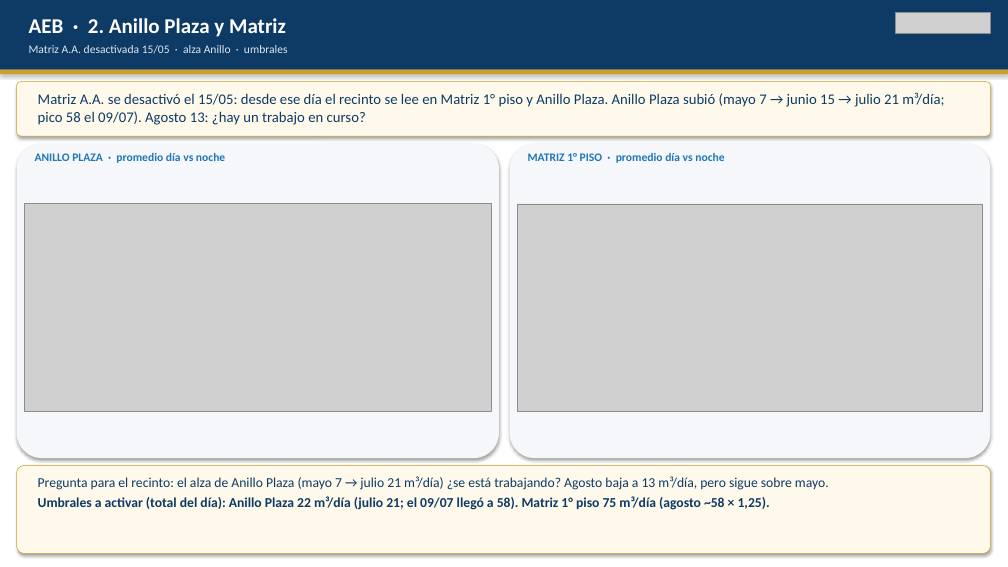
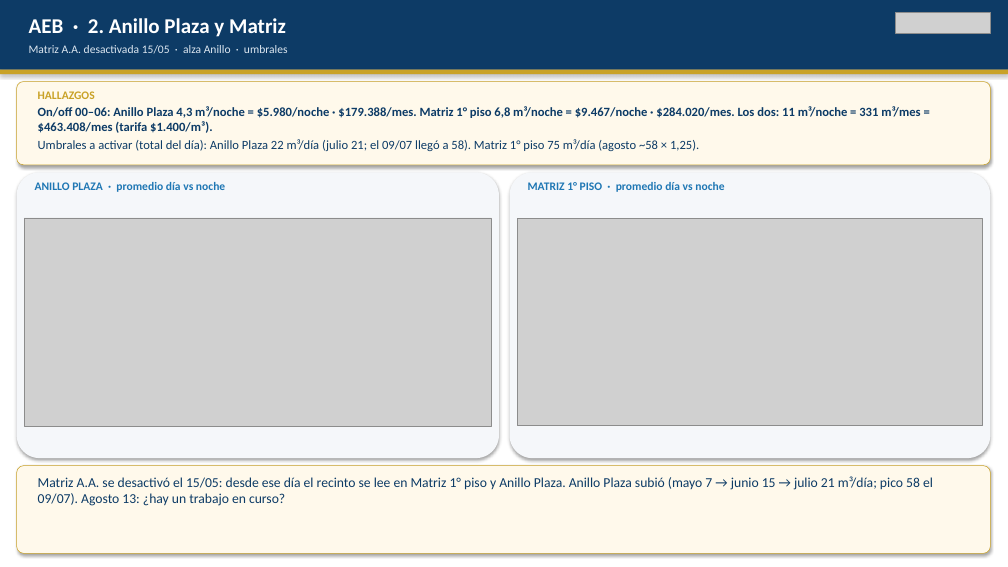
Before and after one commit to anibaloperacionesWes/wes-scripts, a slide deck: slide 11 of reports/Parque_Arauco/TMP_7MALLS/entrega_diego_anibal/Recorrido_ejecutivo_PA_MAE_20260817.pptx. Drawn at 1008x567 pixels with LibreOffice and Linux fonts; fonts in the diff are those of the drawing; grey boxes stand for pictures. Boxes give left, top, right and bottom in pixels: in the first picture for what was removed or moved away, otherwise in the second. Text is boxed around its words. In the diff, an @@ line names an element or a change of style, - is before the commit and + after.

```diff
--- a/reports/Parque_Arauco/TMP_7MALLS/entrega_diego_anibal/Recorrido_ejecutivo_PA_MAE_20260817.pptx
+++ b/reports/Parque_Arauco/TMP_7MALLS/entrega_diego_anibal/Recorrido_ejecutivo_PA_MAE_20260817.pptx
@@ rounded rectangle: place and size @@
-rounded rectangle at box(17, 82, 991, 136)
+rounded rectangle at box(17, 82, 991, 165)
@@ text added at box(38, 91, 95, 99), 11 pt, text #C9A227, bold @@
+HALLAZGOS
@@ text added at box(38, 106, 920, 151), 12 pt, text #0D3B66, bold @@
+On/off 00–06: Anillo Plaza 4,3 m³/noche = $5.980/noche · $179.388/mes. Matriz 1° piso 6,8 m³/noche = $9.467/noche · $284.020/mes. Los dos: 11 m³/noche = 331 m³/mes = $463.408/mes (tarifa $1.400/m³).
+Umbrales a activar (total del día): Anillo Plaza 22 m³/día (julio 21; el 09/07 llegó a 58). Matriz 1° piso 75 m³/día (agosto ~58 × 1,25).
@@ rounded rectangle: place and size @@
-rounded rectangle at box(17, 144, 499, 458)
+rounded rectangle at box(17, 172, 499, 458)
@@ text "ANILLO PLAZA · promedio día ...": place and size @@
-text "ANILLO PLAZA · promedio día ..." at box(35, 153, 225, 163)
+text "ANILLO PLAZA · promedio día ..." at box(35, 182, 225, 192)
@@ rounded rectangle: place and size @@
-rounded rectangle at box(510, 144, 991, 458)
+rounded rectangle at box(510, 172, 991, 458)
@@ text "MATRIZ 1° PISO · promedio ...": place and size @@
-text "MATRIZ 1° PISO · promedio ..." at box(528, 153, 724, 163)
+text "MATRIZ 1° PISO · promedio ..." at box(528, 182, 724, 192)
@@ picture: place and size @@
-picture at box(24, 203, 492, 411)
+picture at box(24, 218, 492, 426)
@@ picture: place and size @@
-picture at box(517, 204, 983, 412)
+picture at box(517, 219, 983, 426)
@@ text "Matriz A.A. se desactivó el ...": place and size @@
-text "Matriz A.A. se desactivó el ..." at box(38, 92, 944, 125)
+text "Matriz A.A. se desactivó el ..." at box(38, 476, 933, 506)
@@ text "Matriz A.A. se desactivó el ..." at box(38, 476, 933, 506): size 14 to 13 pt @@
@@ text removed at box(38, 476, 829, 510) @@
-Pregunta para el recinto: el alza de Anillo Plaza (mayo 7 → julio 21 m³/día) ¿se está trabajando? Agosto baja a 13 m³/día, pero sigue sobre mayo.
-Umbrales a activar (total del día): Anillo Plaza 22 m³/día (julio 21; el 09/07 llegó a 58). Matriz 1° piso 75 m³/día (agosto ~58 × 1,25).
```
Also in this commit, not shown: 5 other slides changed, 1 other file.
